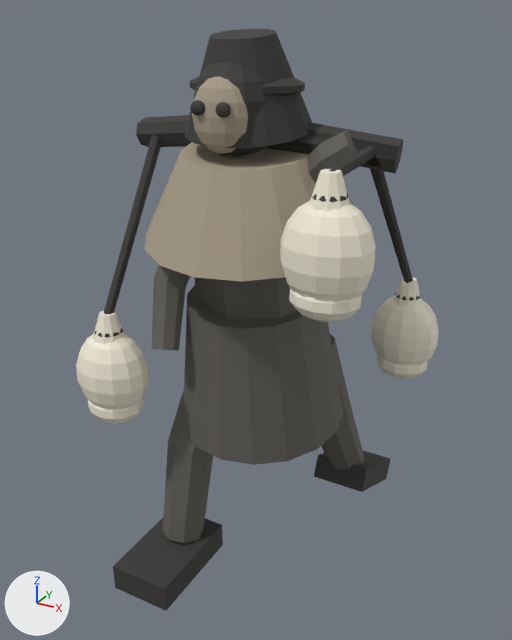
One commit to the glTF model assets/monsters/minibosses/badger.glb: the scene before it, then after it.
Before and after are seen from a 50 mm camera at (1.38, -2.62, 2.5) aimed at (-0.05, -0.02, 1.2). The axes (+X, +Y, +Z) are drawn at lower left. The lights are the same throughout. The first picture is the older version. Where no turn or scale is listed for an object, it has been applied to the vertices. Vertices at exactly the same position are counted once.

In view in the first picture: 'badger_body', 'badger_bone', 'badger_dark'.
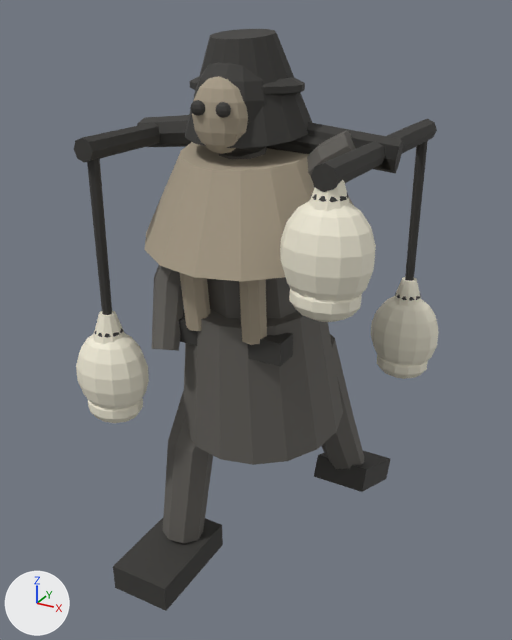
The change, as JSON lines over the scene's bpy script:
```json
{"block": "me_badger_body", "where": "# used by ob_badger_body; location = (0.0, 0.0, 0.04)"}
{"op": "remove", "block": "me_badger_body", "code": "me_badger_body.from_pydata(...)  # 286 vertices, 536 faces; spans x -0.46..0.46, y -0.58..0.54, z 0.12..2.24"}
{"op": "add", "block": "me_badger_body", "code": "me_badger_body.from_pydata(...)  # 318 vertices, 592 faces; spans x -0.46..0.46, y -0.58..0.54, z 0.12..2.24"}
{"block": "me_badger_body", "change": "me_badger_body part 1: a new loose piece of 16 vertices spanning x -0.19..-0.08, y -0.46..-0.32, z 1.25..1.61, in mat_badger_body_ov"}
{"block": "me_badger_body", "change": "me_badger_body part 2: a new loose piece of 16 vertices spanning x 0.08..0.19, y -0.46..-0.32, z 1.25..1.61, in mat_badger_body_ov"}
{"block": "me_badger_dark", "where": "# used by ob_badger_dark; location = (0.0, 0.0, 0.04)"}
{"op": "remove", "block": "me_badger_dark", "code": "me_badger_dark.from_pydata(...)  # 784 vertices, 1504 faces; spans x -0.58..0.58, y -0.73..0.78, z -0.04..2.39"}
{"op": "add", "block": "me_badger_dark", "code": "me_badger_dark.from_pydata(...)  # 824 vertices, 1572 faces; spans x -0.58..0.58, y -0.73..0.78, z -0.04..2.39"}
{"block": "me_badger_dark", "change": "me_badger_dark part 3: a new loose piece, a box spanning x -0.266..0.266, y -0.401..-0.292, z 1.172..1.27, in mat_badger_dark_ov (dark grey #3b3a37)"}
{"block": "me_badger_dark", "change": "me_badger_dark part 4: a new loose piece, an 8-sided cylinder along y spanning x -0.531..-0.439, y -0.577..0.531, z 1.928..2.02, in mat_badger_dark_ov (dark grey #3b3a37)"}
{"block": "me_badger_dark", "change": "me_badger_dark part 5: a new loose piece, an 8-sided cylinder along y spanning x 0.45..0.543, y -0.577..0.531, z 1.928..2.02, in mat_badger_dark_ov (dark grey #3b3a37)"}
{"block": "me_badger_dark", "change": "me_badger_dark part 6"}
{"block": "me_badger_dark", "change": "3 vertices are removed from x -0.49..-0.45, y -0.12..-0.11, z 2.0..2.01"}
{"block": "me_badger_dark", "change": "28 faces are deleted"}
{"block": "me_badger_dark", "change": "3 vertices in x -0.5..-0.47, y 0.48, z 1.95 move by (0.0, -0.02, 0.02)"}
{"block": "me_badger_dark", "change": "3 vertices in x -0.5..0.5, y 0.48..0.49, z 1.29..1.98 move by (0.0, 0.01, -0.01)"}
{"block": "me_badger_dark", "change": "51 vertices move from x -0.5..0.51, y -0.54..0.49, z 1.26..2.12 to x -0.51..0.52, y -0.55..0.5, z 1.28..2.12"}
{"block": "me_badger_dark", "change": "3 vertices are added at (-0.5, 0.5, 1.98), (-0.48, 0.5, 1.98), (-0.47, 0.5, 1.98)"}
{"block": "me_badger_dark", "change": "28 new faces join them"}
```

Pixel boxes (x1, y1, x2, y2) of what changed, in the pictures (512 x 640 px; the box of a moved part takes in the faces that stretch with it):
```json
{"object": "badger_dark", "change": "reshaped", "before": [95, 29, 421, 611], "after": [74, 29, 437, 611], "on screen": "11% wider"}
{"part": 1, "of": "me_badger_body", "change": "added", "after": [179, 272, 211, 331]}
{"part": 2, "of": "me_badger_body", "change": "added", "after": [239, 279, 267, 345]}
{"part": 3, "of": "me_badger_dark", "change": "added", "after": [179, 309, 293, 366]}
{"part": 4, "of": "me_badger_dark", "change": "added", "after": [74, 122, 160, 163]}
{"part": 5, "of": "me_badger_dark", "change": "added", "after": [311, 119, 437, 192]}
{"part": 6, "of": "me_badger_dark", "change": "moved or reshaped", "before": [104, 135, 413, 314], "after": [87, 141, 428, 315], "on screen": "mostly hidden"}
```
